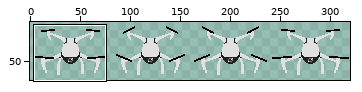
A sprite sheet gets an edit: Build/Images/Drone.png. The first picture is a wide view before the edit; the outline marks the close-up.
Close-up. The starting point:
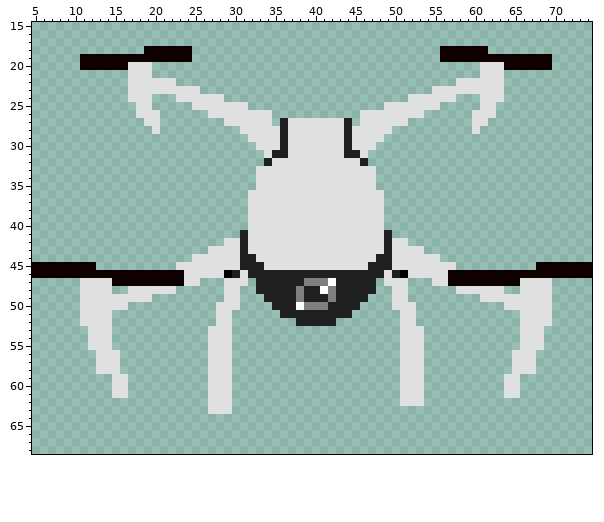
The file is 320x80 pixels. Shown: x 5..74, y 15..68. The wide view leaves out empty margins. The commit also changed other parts of the picture, which this record leaves out.
After the commit:
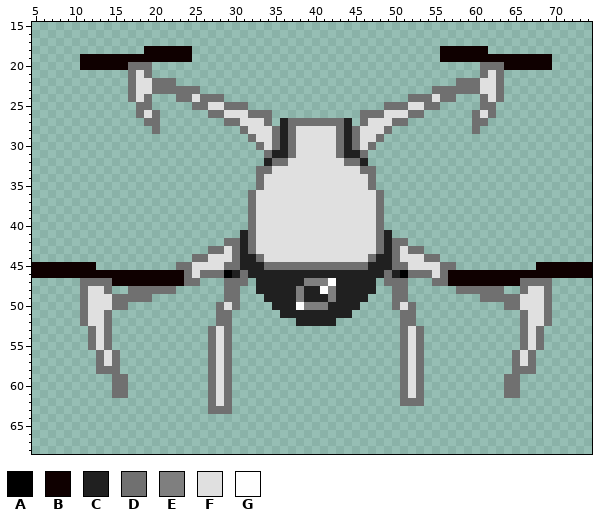
Palette (. is transparent): A #000000  B #0f0000  C #202020  D #707070  E #7f7f7f  F #e0e0e0  G #fefefe
Change:
@@ x 5..74 @@
 19 ......BBBBBBBBBBBBBB...............................BBBBBBBBBBBBBB.....
-20 ......BBBBBBFFF.........................................FFFBBBBBB.....
-21 ............FFF.........................................FFF...........
-22 ............FFFFFF...................................FFFFFF...........
-23 ............FFFFFFFFF.............................FFFFFFFFF...........
-24 ............FFF...FFFFFF.......................FFFFFF...FFF...........
-25 .............FF.....FFFFFFF.................FFFFFFF.....FF............
-26 .............FFF......FFFFFFFF...........FFFFFFFF......FFF............
-27 ..............FF........FFFFFF.CFFFFFFFC.FFFFFF........FF.............
-28 ...............F..........FFFFFCFFFFFFFCFFFFF..........F..............
-29 ...........................FFFFCFFFFFFFCFFFF..........................
-30 ............................FFFCFFFFFFFCFFF...........................
-31 .............................FCCFFFFFFFCCF............................
-32 .............................CFFFFFFFFFFFC............................
-33 ............................FFFFFFFFFFFFFFF...........................
-34 ............................FFFFFFFFFFFFFFF...........................
-35 ............................FFFFFFFFFFFFFFF...........................
-36 ...........................FFFFFFFFFFFFFFFFF..........................
-37 ...........................FFFFFFFFFFFFFFFFF..........................
-38 ...........................FFFFFFFFFFFFFFFFF..........................
-39 ...........................FFFFFFFFFFFFFFFFF..........................
-40 ...........................FFFFFFFFFFFFFFFFF..........................
-41 ..........................CFFFFFFFFFFFFFFFFFC.........................
-42 ........................FFCFFFFFFFFFFFFFFFFFCFF.......................
-43 ......................FFFFCFFFFFFFFFFFFFFFFFCFFFF.....................
-44 ....................FFFFFFCCFFFFFFFFFFFFFFFCCFFFFFF...................
-45 BBBBBBBB..........FFFFFFFFCCCFFFFFFFFFFFFFCCCFFFFFFFF..........BBBBBBB
-46 BBBBBBBBBBBBBBBBBBBFFFFFACFCCCCCCCCCCCCCCCCCFCAFFFFFBBBBBBBBBBBBBBBBBB
-47 ......FFFFBBBBBBBBBFF...FFF.CCCCCCEEEGCCCCC.FFF...FFBBBBBBBBBFFFF.....
-48 ......FFFF..FFFFFF......FF..CCCCCECCGECCCCC..FF......FFFFFF..FFFF.....
-49 ......FFFFFFFFF.........FF...CCCCECCCECCCC...FF.........FFFFFFFFF.....
-50 ......FFFFFF...........FFF....CCCGEEECCCC....FFF...........FFFFFF.....
-51 ......FFFF.............FF......CCCCCCCCC......FF.............FFFF.....
-52 ......FFFF.............FF........CCCCC........FF.............FFFF.....
-53 .......FFF............FFF.....................FFF............FFF......
-54 .......FFF............FFF.....................FFF............FFF......
-55 .......FFF............FFF.....................FFF............FFF......
-56 ........FFF...........FFF.....................FFF...........FFF.......
-57 ........FFF...........FFF.....................FFF...........FFF.......
-58 ........FFF...........FFF.....................FFF...........FFF.......
-59 ..........FF..........FFF.....................FFF..........FF.........
-60 ..........FF..........FFF.....................FFF..........FF.........
-61 ..........FF..........FFF.....................FFF..........FF.........
-62 ......................FFF.....................FFF.....................
-63 ......................FFF.............................................
+20 ......BBBBBBDDD.........................................DDDBBBBBB.....
+21 ............DFD.........................................DFD...........
+22 ............DFFDDD...................................DDDFFD...........
+23 ............DFFDDDDDD.............................DDDDDDFFD...........
+24 ............DFD...DDFDDD.......................DDDFDD...DFD...........
+25 .............DD.....DDFFDDD.................DDDFFDD.....DD............
+26 .............DFD......DDFFFDDD...........DDDFFFDD......DFD............
+27 ..............DD........DDFFFD.CDDDDDDDC.DFFFDD........DD.............
+28 ...............D..........DFFFDCDFFFFFDCDFFFD..........D..............
+29 ...........................DFFDCDFFFFFDCDFFD..........................
+30 ............................DFDCDFFFFFDCDFD...........................
+31 .............................DCCDFFFFFDCCD............................
+32 .............................CDDFFFFFFFDDC............................
+33 ............................DDFFFFFFFFFFFDD...........................
+34 ............................DFFFFFFFFFFFFFD...........................
+35 ............................DFFFFFFFFFFFFFD...........................
+36 ...........................DFFFFFFFFFFFFFFFD..........................
+37 ...........................DFFFFFFFFFFFFFFFD..........................
+38 ...........................DFFFFFFFFFFFFFFFD..........................
+39 ...........................DFFFFFFFFFFFFFFFD..........................
+40 ...........................DFFFFFFFFFFFFFFFD..........................
+41 ..........................CDFFFFFFFFFFFFFFFDC.........................
+42 ........................DDCDFFFFFFFFFFFFFFFDCDD.......................
+43 ......................DDFDCDFFFFFFFFFFFFFFFDCDFDD.....................
+44 ....................DDFFFDCCDFFFFFFFFFFFFFDCCDFFFDD...................
+45 BBBBBBBB..........DDFFFFDDCCCDDDDDDDDDDDDDCCCDDFFFFDD..........BBBBBBB
+46 BBBBBBBBBBBBBBBBBBBDFDDDACDCCCCCCCCCCCCCCCCCDCADDDFDBBBBBBBBBBBBBBBBBB
+47 ......DDDDBBBBBBBBBDD...DDD.CCCCCCEEEGCCCCC.DDD...DDBBBBBBBBBDDDD.....
+48 ......DFFD..DDDDDD......DD..CCCCCECCGECCCCC..DD......DDDDDD..DFFD.....
+49 ......DFFFDDDDD.........DD...CCCCECCCECCCC...DD.........DDDDDFFFD.....
+50 ......DFFFDD...........DFD....CCCGEEECCCC....DFD...........DDFFFD.....
+51 ......DFFD.............DD......CCCCCCCCC......DD.............DFFD.....
+52 ......DFFD.............DD........CCCCC........DD.............DFFD.....
+53 .......DFD............DFD.....................DFD............DFD......
+54 .......DFD............DFD.....................DFD............DFD......
+55 .......DFD............DFD.....................DFD............DFD......
+56 ........DFD...........DFD.....................DFD...........DFD.......
+57 ........DFD...........DFD.....................DFD...........DFD.......
+58 ........DDD...........DFD.....................DFD...........DDD.......
+59 ..........DD..........DFD.....................DFD..........DD.........
+60 ..........DD..........DFD.....................DFD..........DD.........
+61 ..........DD..........DFD.....................DFD..........DD.........
+62 ......................DFD.....................DDD.....................
+63 ......................DDD.............................................
 64 ......................................................................
Boxes around the changes in both close-ups, in picture pixels (x1, y1, x2, y2):
changed: (80, 62, 552, 414)
